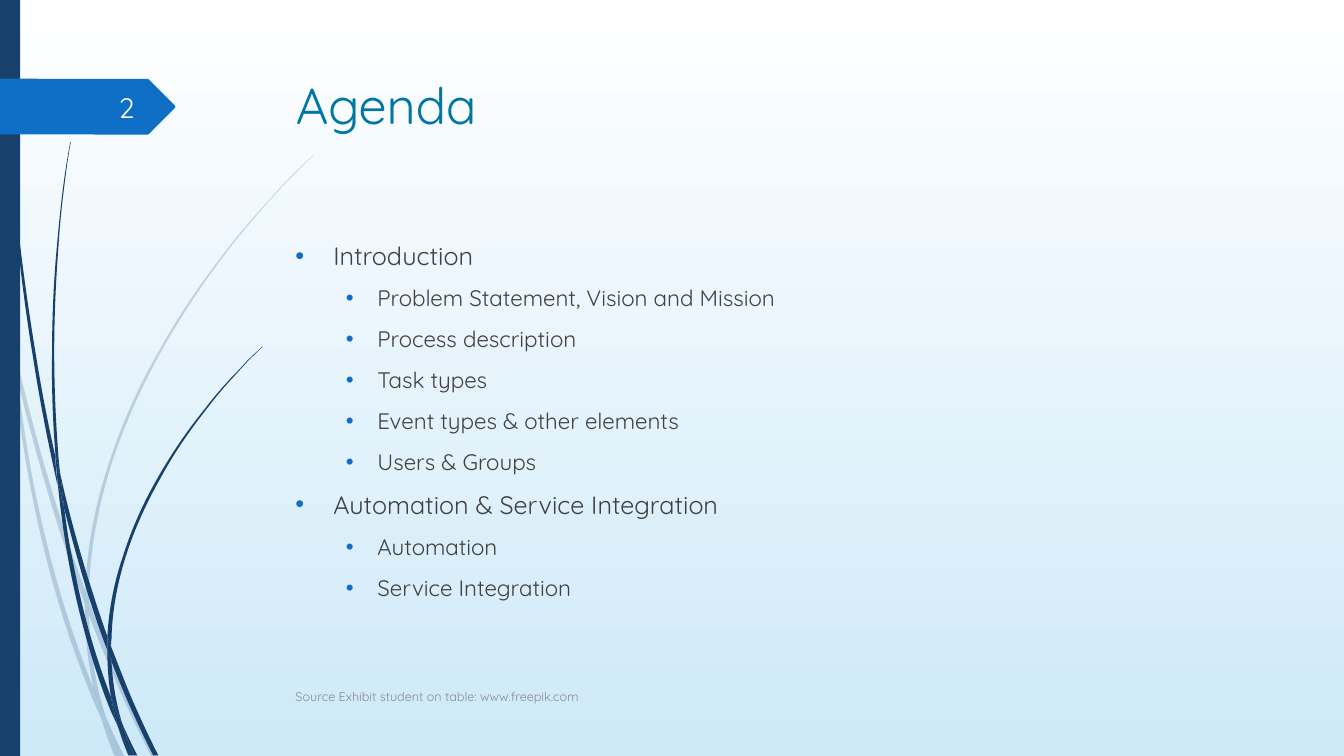
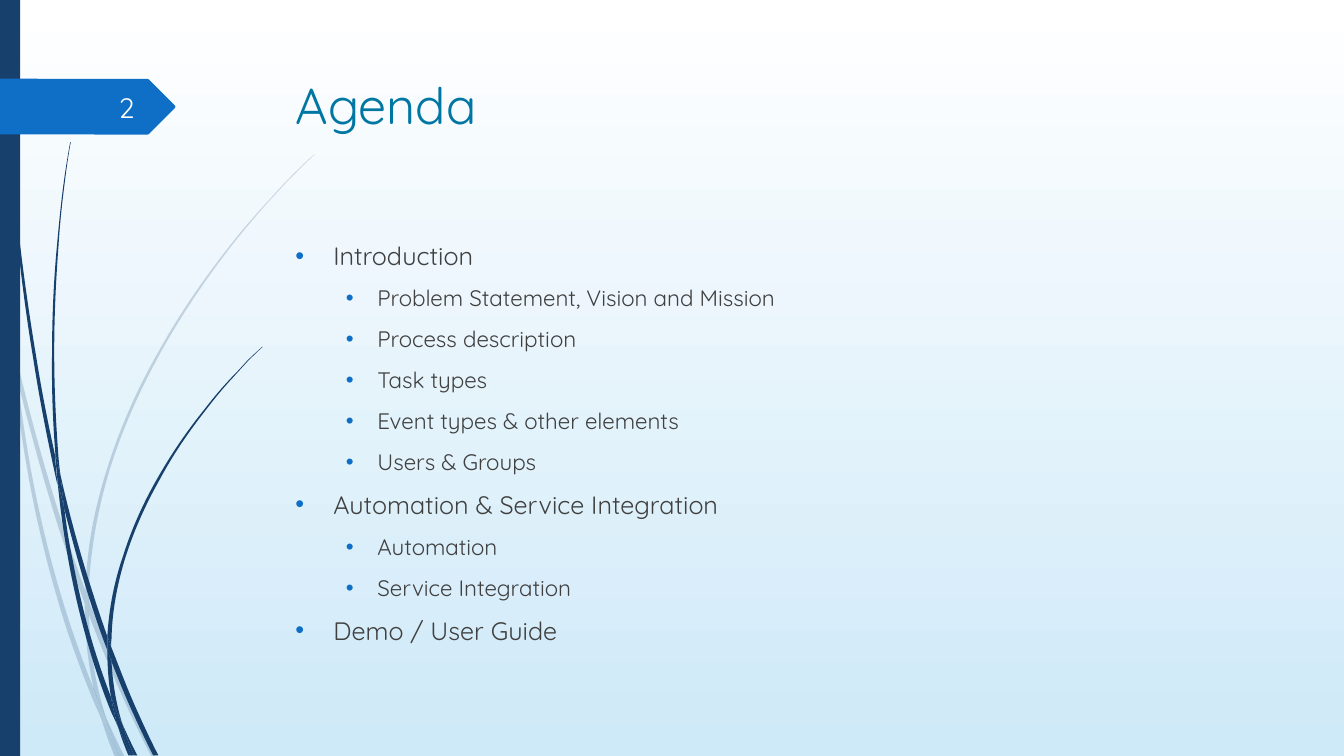
Before and after one commit to DigiBP/digibp-monterosa, a slide deck: slide 2 of Doc/DBP_presentation.pptx. Drawn at 1344x756 pixels with LibreOffice and Linux fonts; fonts in the diff are those of the drawing; background and template pictures are left out. Boxes give left, top, right and bottom in pixels: in the first picture for what was removed or moved away, otherwise in the second. Text is boxed around its words. In the diff, an @@ line names an element or a change of style, - is before the commit and + after.

Commit message:
Presentation

```diff
--- a/Doc/DBP_presentation.pptx
+++ b/Doc/DBP_presentation.pptx
@@ text at (x1=333, y1=621, x2=557, y2=641): paragraph added @@
+• Demo / User Guide
@@ text removed at (x1=295, y1=692, x2=579, y2=703) @@
-Source Exhibit student on table: www.freepik.com
```
Also in this commit, not shown: 1 other slide changed, 8 slides added, 1 slide removed, 3 other files.
